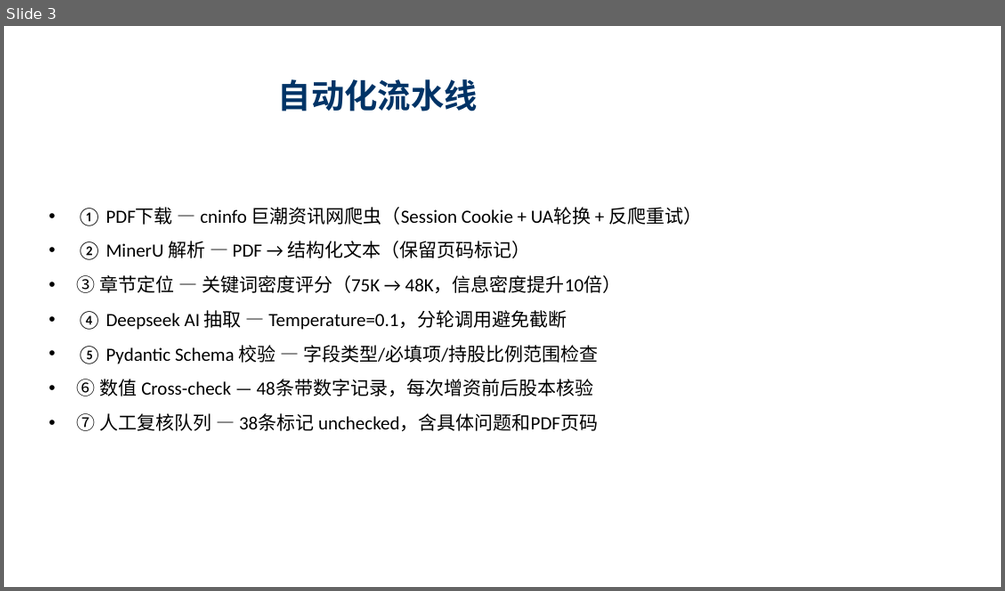
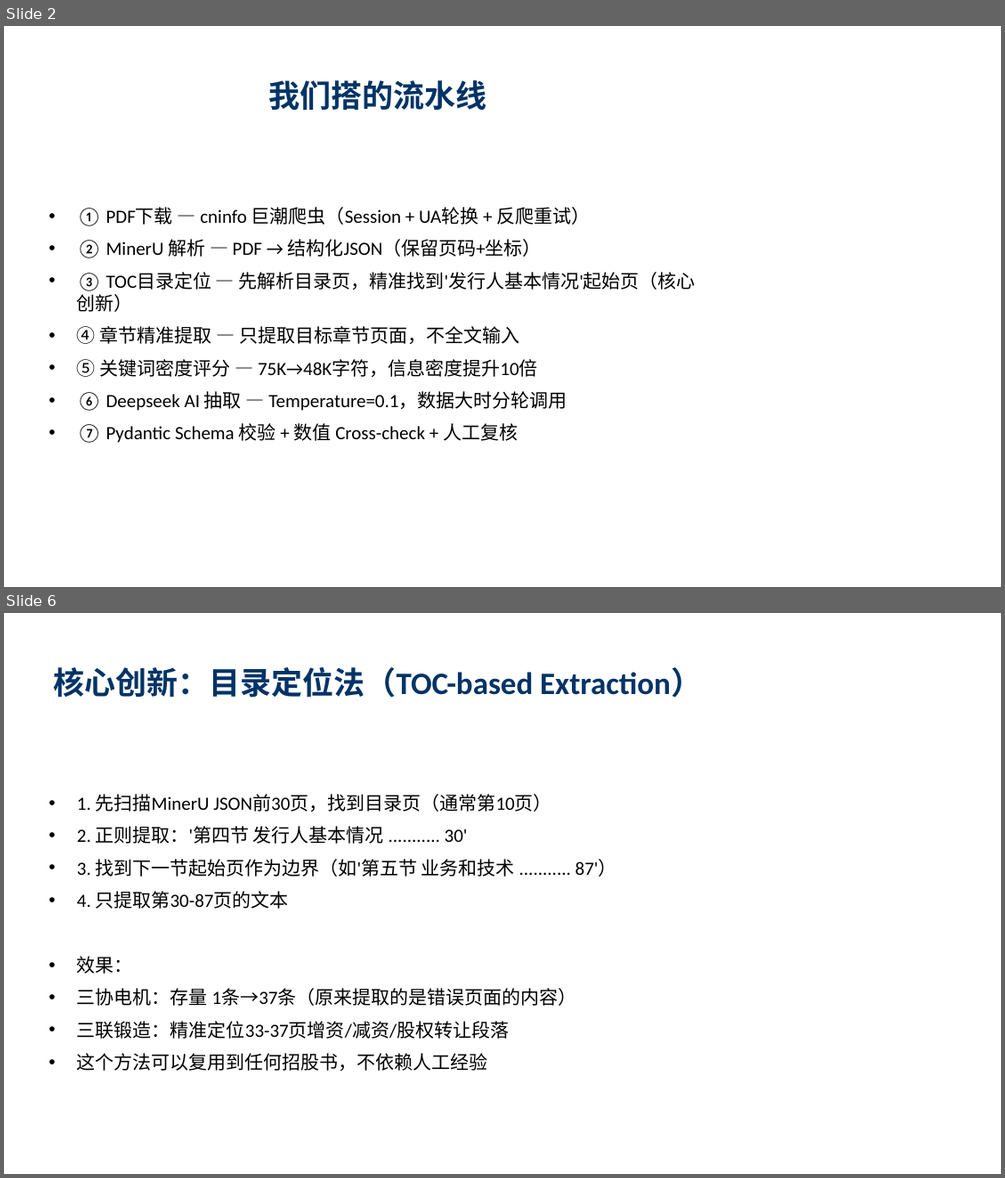
Before and after one commit to flyxx-pro/team-star, a slide deck: presentation/Week3_汇报_刘宇轩_苏宇垚.pptx. Shown one above the other, each under a label of ours: slide 3 before the commit, slides 2 and 6 after it; the slides between them are not shown. The pictures are 1005x591 and 1005x1178 pixels, drawn with LibreOffice and Linux fonts; fonts in the diff are those of the drawing. Boxes give left, top, right and bottom in pixels: in the first picture for what was removed or moved away, otherwise in the second. Text is boxed around its words. In the diff, an @@ line names an element or a change of style, - is before the commit and + after.

Commit message:
[PPT] 最终版-10页-踩坑+解法+TOC创新+对比上周+技术资产

```diff
--- a/presentation/Week3_汇报_刘宇轩_苏宇垚.pptx
+++ b/presentation/Week3_汇报_刘宇轩_苏宇垚.pptx
@@ slide 6 added at [4,613,1001,1174], background #FFFFFF @@
@@ title added at [54,667,702,698], 30 pt, text #003366, bold @@
+核心创新：目录定位法（TOC-based Extraction）
@@ text added at [77,794,617,1070], 18 pt, text #000000 @@
+• 1. 先扫描MinerU JSON前30页，找到目录页（通常第10页）
+• 2. 正则提取：'第四节 发行人基本情况 ........... 30'
+• 3. 找到下一节起始页作为边界（如'第五节 业务和技术 ........... 87'）
+• 4. 只提取第30-87页的文本
+• 效果：
+• 三协电机：存量 1条→37条（原来提取的是错误页面的内容）
+• 三联锻造：精准定位33-37页增资/减资/股权转让段落
+• 这个方法可以复用到任何招股书，不依赖人工经验
@@ what was slide 3 is now slide 2 @@
@@ slide 2 changed as well @@
@@ title at [269,80,487,111]: text changed; size 32 to 30 pt @@
-自动化流水线
+我们搭的流水线
@@ text at [77,207,696,443]: text changed @@
-• ① PDF下载 — cninfo 巨潮资讯网爬虫（Session Cookie + UA轮换 + 反爬重试）
-• ② MinerU 解析 — PDF → 结构化文本（保留页码标记）
-• ③ 章节定位 — 关键词密度评分（75K → 48K，信息密度提升10倍）
-• ④ Deepseek AI 抽取 — Temperature=0.1，分轮调用避免截断
-• ⑤ Pydantic Schema 校验 — 字段类型/必填项/持股比例范围检查
-• ⑥ 数值 Cross-check — 48条带数字记录，每次增资前后股本核验
-• ⑦ 人工复核队列 — 38条标记 unchecked，含具体问题和PDF页码
+• ① PDF下载 — cninfo 巨潮爬虫（Session + UA轮换 + 反爬重试）
+• ② MinerU 解析 — PDF → 结构化JSON（保留页码+坐标）
+• ③ TOC目录定位 — 先解析目录页，精准找到'发行人基本情况'起始页（核心创新）
+• ④ 章节精准提取 — 只提取目标章节页面，不全文输入
+• ⑤ 关键词密度评分 — 75K→48K字符，信息密度提升10倍
+• ⑥ Deepseek AI 抽取 — Temperature=0.1，数据大时分轮调用
+• ⑦ Pydantic Schema 校验 + 数值 Cross-check + 人工复核
```
Also in this commit, not shown: 5 other slides changed, 3 other slides added, 4 slides removed, 2 other files.
